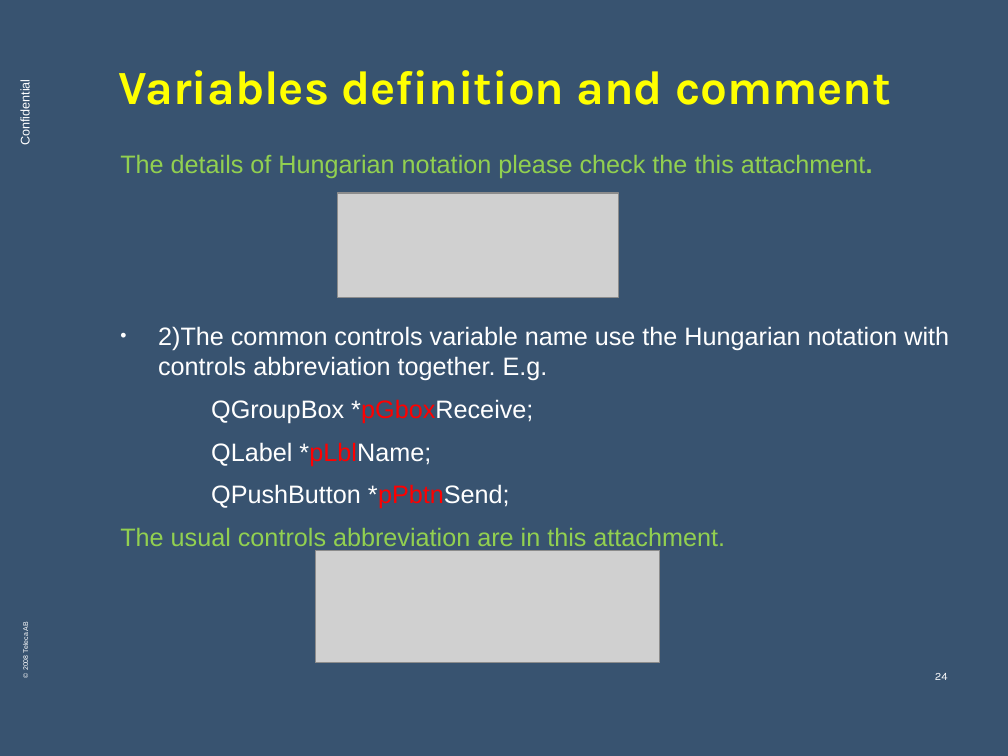
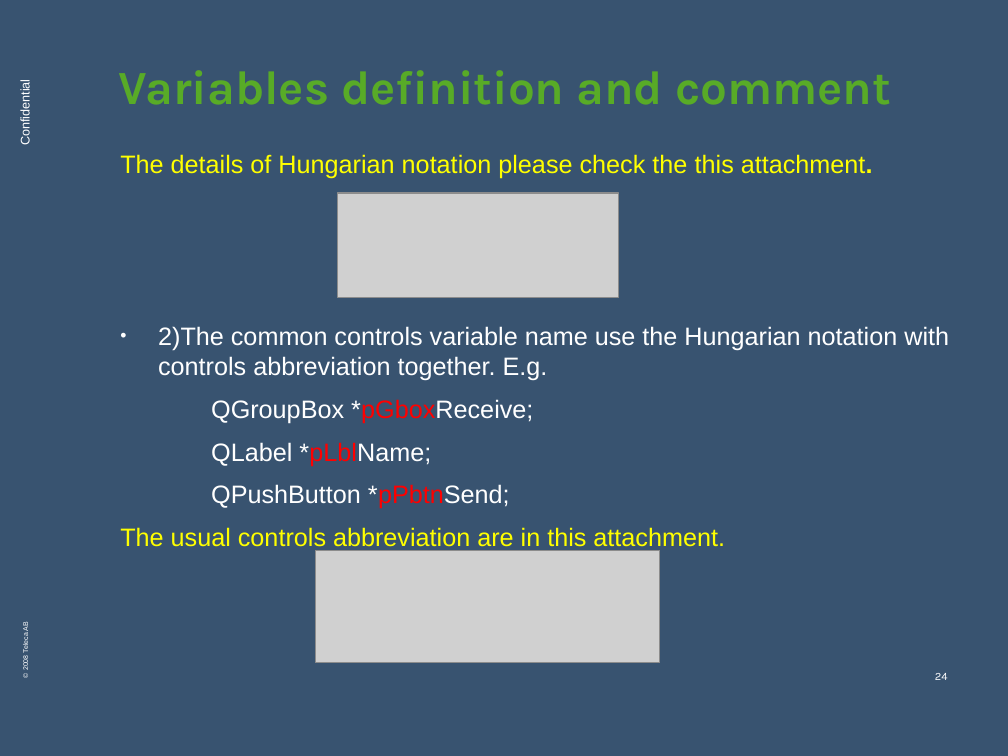
Before and after one commit to kref/mobileim, a slide deck: slide 24 of Personal_modle_file/Johnny_Liu/QT coding convention.ppt. Drawn at 1008x756 pixels with LibreOffice and Linux fonts; fonts in the diff are those of the drawing; grey boxes stand for pictures; background and template pictures are left out. Boxes give left, top, right and bottom in pixels: in the first picture for what was removed or moved away, otherwise in the second. Text is boxed around its words. In the diff, an @@ line names an element or a change of style, - is before the commit and + after.

```diff
--- a/Personal_modle_file/Johnny_Liu/QT coding convention.ppt
+++ b/Personal_modle_file/Johnny_Liu/QT coding convention.ppt
@@ title "Variables definition and comment" at box(119, 70, 891, 105): text colour #FFFF00 to #58AB27 @@
@@ text at box(120, 154, 873, 552): text colour #92D050 to #FFFF00 in "The details of Hungarian notation please check ...", "The usual controls abbreviation are in this ..." @@
```
Also in this commit, not shown: 32 other slides changed, 5 other files.
